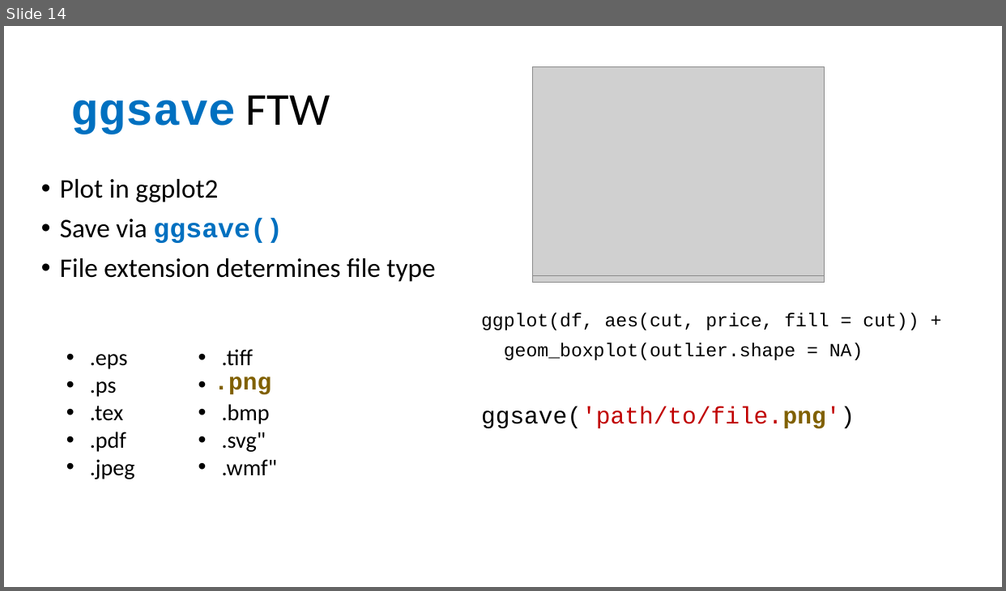
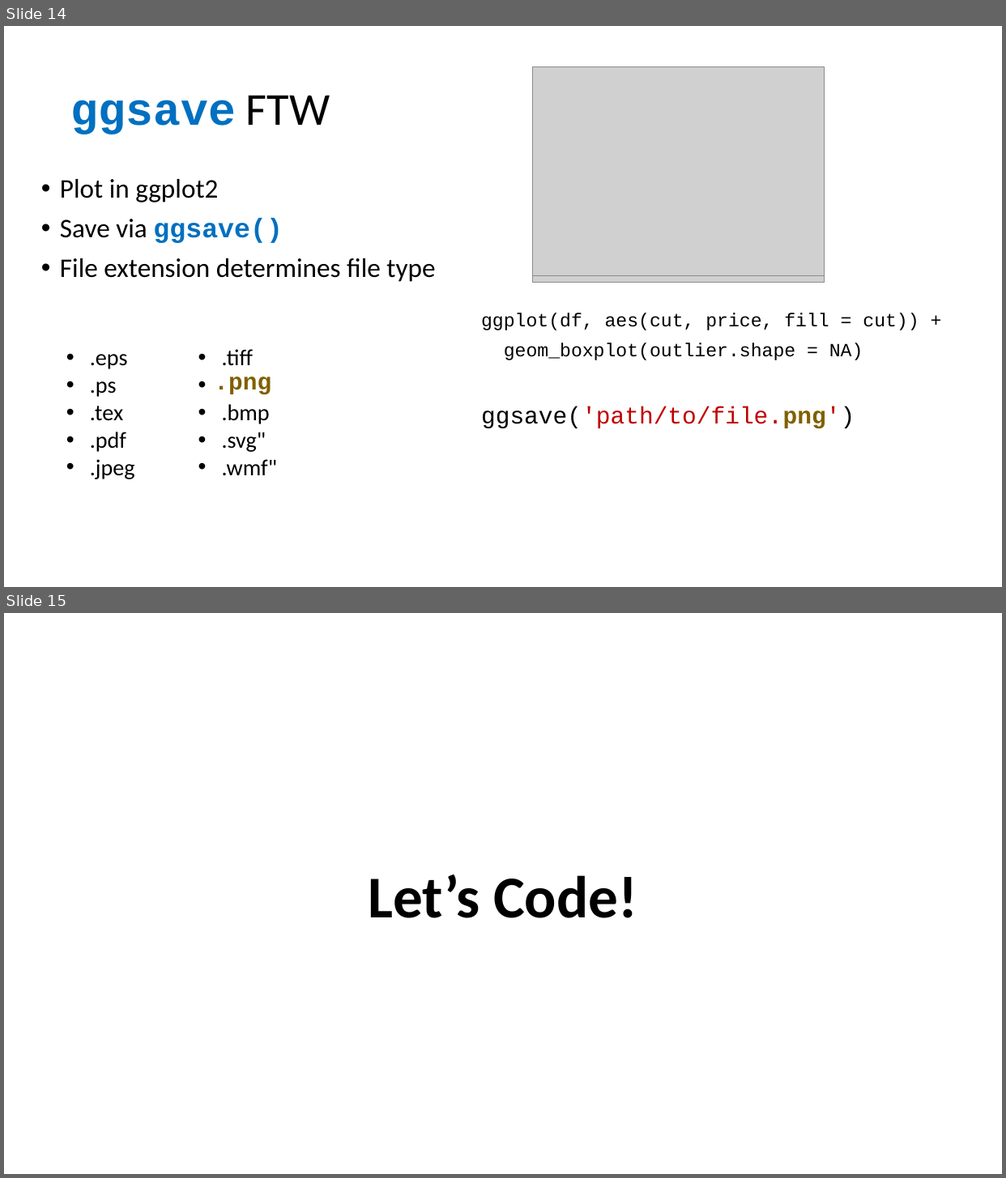
Before and after one commit to trinker/intro_to_data_science, a slide deck: slides/10_r_import_export_data_plots.pptx. Shown one above the other, each under a label of ours: slide 14 before the commit, slides 14 and 15 after it. The pictures are 1006x591 and 1006x1178 pixels, drawn with LibreOffice and Linux fonts; fonts in the diff are those of the drawing; grey boxes stand for pictures. Boxes give left, top, right and bottom in pixels: in the first picture for what was removed or moved away, otherwise in the second. Text is boxed around its words. In the diff, an @@ line names an element or a change of style, - is before the commit and + after.

```diff
--- a/slides/10_r_import_export_data_plots.pptx
+++ b/slides/10_r_import_export_data_plots.pptx
@@ slide 15 added at box(4, 613, 1002, 1174), background #FFFFFF @@
@@ title added at box(368, 875, 637, 918), 57 pt, text #000000, bold @@
+Let’s Code!
```
Also in this commit, not shown: 2 slides changed, 26 other files.
